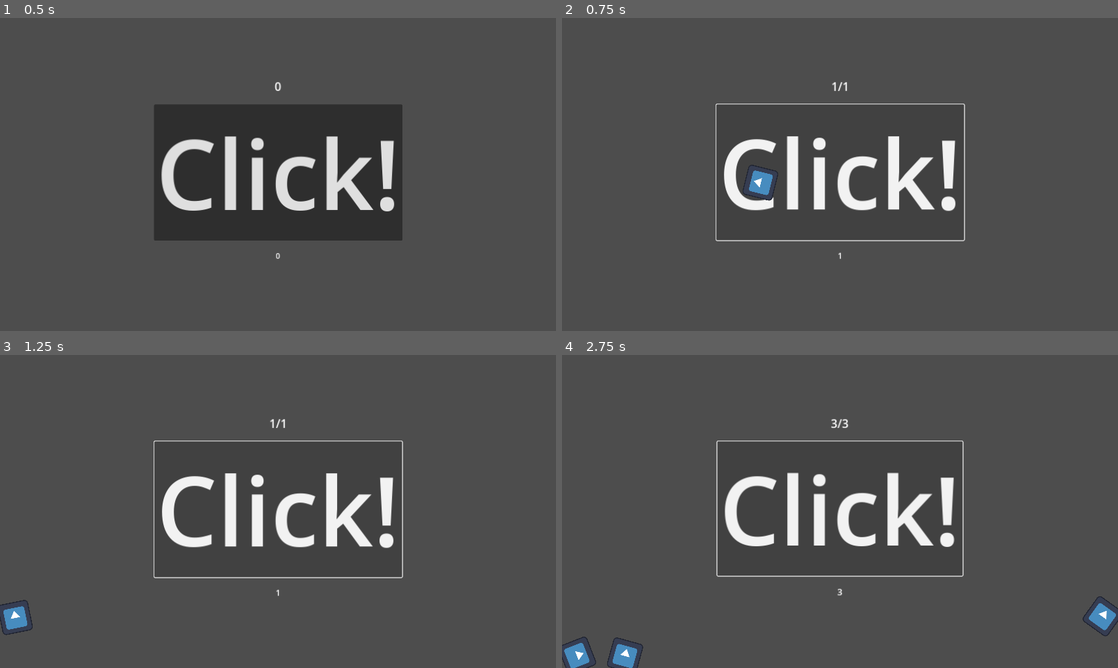
Above: before the commit, frames 1-4 (two rows, left to right).
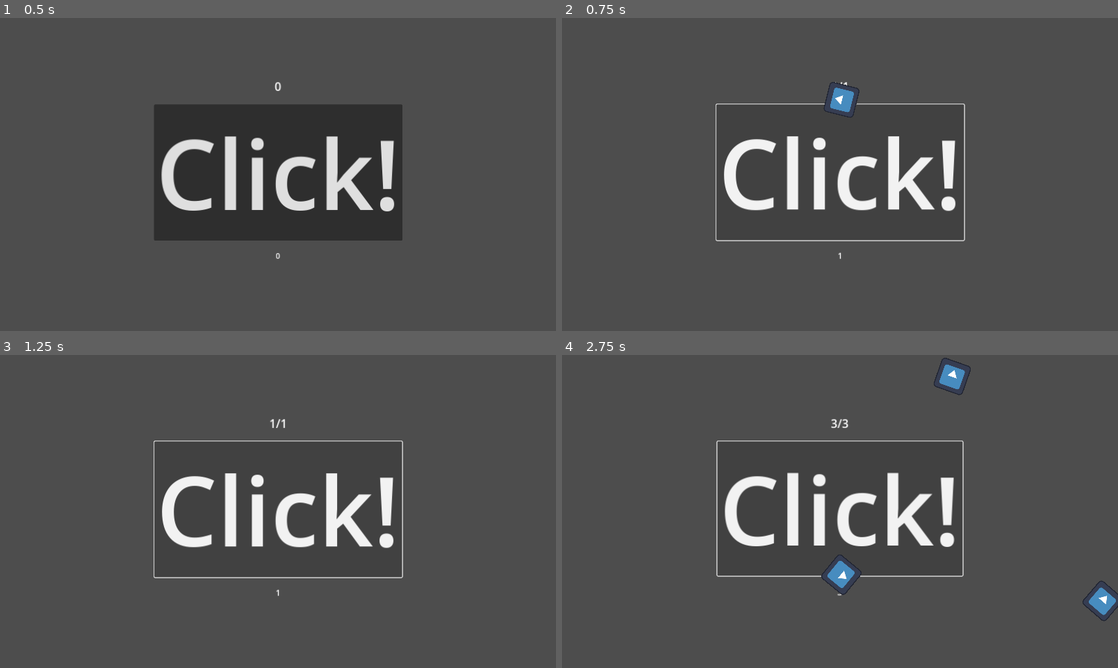
Above: after the commit, the same moments.

Repository: nanodeath/godot-ci-template
Game: Godot game, scene res://game.tscn
Same seed, same stepped clock (60 frames per second), same inputs: the game is played once before the commit and once after it. The engine's default icon, where the game draws it, is replaced by a stand-in: a white triangle on a blue panel in a dark square.
Inputs:
- Up to frame 1 (0.5 s): no input
- Up to frame 2 (0.75 s): click "Click!" at 0.5 s
- Up to frame 3 (1.25 s): no input
- Up to frame 4 (2.75 s): click "Click!" at 1.25 s; click "Click!" at 2 s

Frame 1 is identical in both runs. In frame 2, 0.7% of the frame differs, in the area x 32-54%, y 20-59%; in frame 3, 0.3%; in frame 4, 1.7%, in the area x 0-100%, y 0-100%.

Commit message:
Always fire new balls upward-ish instead of in any direction.

Diff:
--- a/clicky-clicker/game.gd
+++ b/clicky-clicker/game.gd
@@ -31,7 +31,7 @@
 
 	# Create a random "ball" for the lulz
 	var ball := BALL.instantiate()
-	var velocity := Vector2(1000, 0).rotated(randf() * 2 * PI)
+	var velocity := Vector2(1000, 0).rotated(randf() * -PI)
 	ball.linear_velocity = velocity
 	add_child(ball)
 	ball.global_position = get_global_mouse_position()
